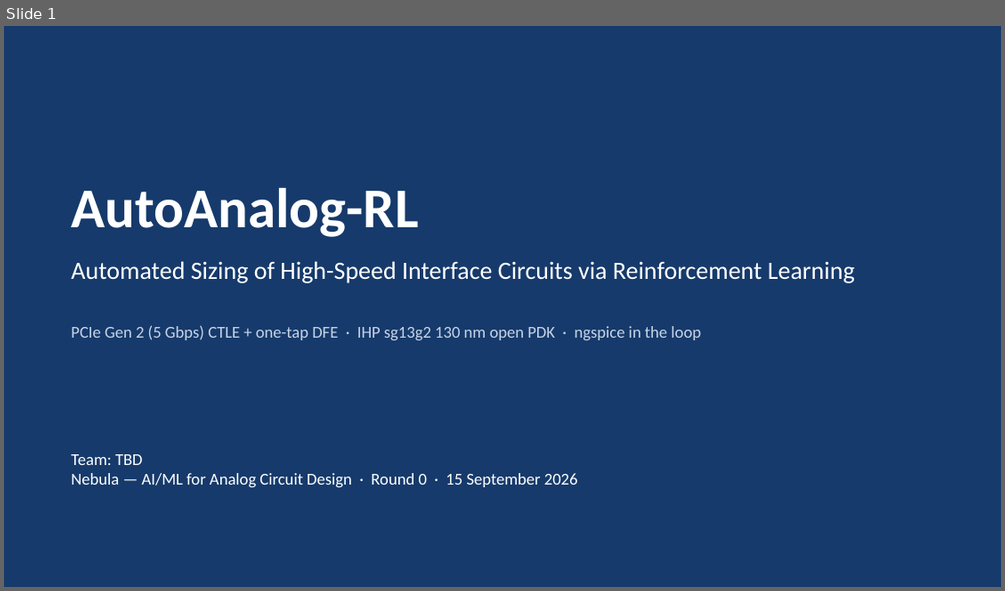
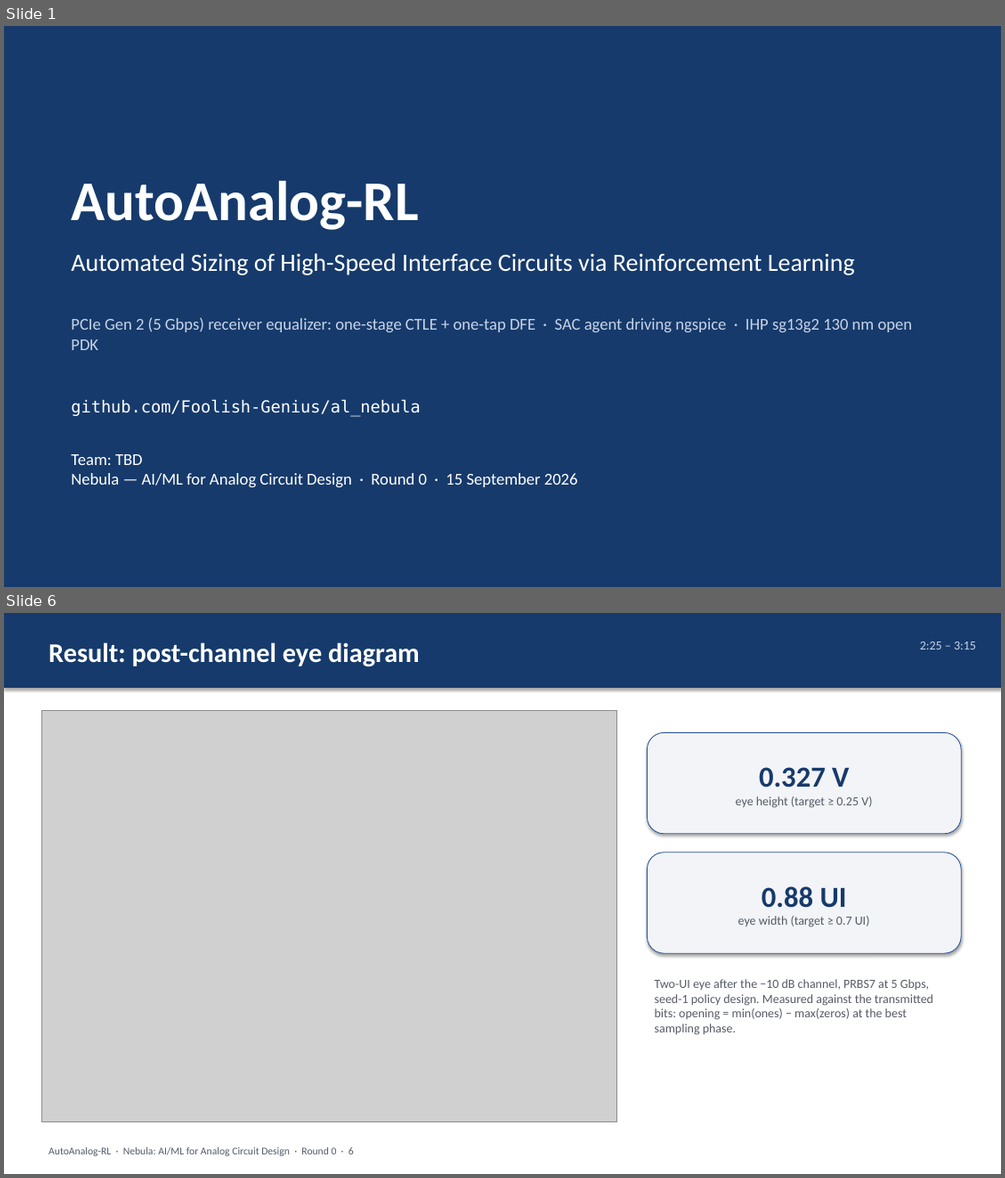
Before and after one commit to Foolish-Genius/al_nebula, a slide deck: docs/report/AutoAnalog-RL_deck.pptx. Shown one above the other, each under a label of ours: slide 1 before the commit, slides 1 and 6 after it; the slides between them are not shown. The pictures are 1005x591 and 1005x1178 pixels, drawn with LibreOffice and Linux fonts; fonts in the diff are those of the drawing; grey boxes stand for pictures. Boxes give left, top, right and bottom in pixels: in the first picture for what was removed or moved away, otherwise in the second. Text is boxed around its words. In the diff, an @@ line names an element or a change of style, - is before the commit and + after.

```diff
--- a/docs/report/AutoAnalog-RL_deck.pptx
+++ b/docs/report/AutoAnalog-RL_deck.pptx
@@ slide 6 added at bbox=[4, 613, 1001, 1174], background #FFFFFF @@
@@ rectangle added at bbox=[4, 613, 1001, 688], fill #163A6B @@
@@ text added at bbox=[48, 642, 420, 666], 26 pt, text #FFFFFF, bold @@
+Result: post-channel eye diagram
@@ text added at bbox=[920, 641, 976, 649], 12 pt, text #C8D4E8 @@
+2:25 – 3:15
@@ picture added at bbox=[41, 710, 617, 1121] @@
@@ rounded rectangle added at bbox=[647, 732, 961, 834], fill #F2F4F7, outline #2B5797 0.75 pt, 12 pt, text #555B66 @@
+0.327 V
+eye height (target ≥ 0.25 V)
@@ rounded rectangle added at bbox=[647, 852, 961, 953], fill #F2F4F7, outline #2B5797 0.75 pt, 12 pt, text #555B66 @@
+0.88 UI
+eye width (target ≥ 0.7 UI)
@@ text added at bbox=[655, 979, 933, 1035], 12 pt, text #555B66 @@
+Two-UI eye after the −10 dB channel, PRBS7 at 5 Gbps, seed-1 policy design. Measured against the transmitted bits: opening = min(ones) − max(zeros) at the best sampling phase.
@@ text added at bbox=[48, 1147, 354, 1156], 10 pt, text #555B66 @@
+AutoAnalog-RL · Nebula: AI/ML for Analog Circuit Design · Round 0 · 6
@@ slide 1 changed as well @@
@@ text "AutoAnalog-RL": place and size @@
-text "AutoAnalog-RL" at bbox=[71, 187, 418, 237]
+text "AutoAnalog-RL" at bbox=[71, 180, 418, 230]
@@ text "Automated Sizing of High-Speed Interface ...": place and size @@
-text "Automated Sizing of High-Speed Interface ..." at bbox=[71, 261, 855, 283]
+text "Automated Sizing of High-Speed Interface ..." at bbox=[71, 253, 855, 275]
@@ text at bbox=[71, 317, 913, 350]: text changed @@
-PCIe Gen 2 (5 Gbps) CTLE + one-tap DFE · IHP sg13g2 130 nm open PDK · ngspice in the loop
+PCIe Gen 2 (5 Gbps) receiver equalizer: one-stage CTLE + one-tap DFE · SAC agent driving ngspice · IHP sg13g2 130 nm open PDK
@@ text added at bbox=[71, 399, 420, 417], 16 pt, text #FFFFFF @@
+github.com/Foolish-Genius/al_nebula
```
Also in this commit, not shown: 3 other slides changed, 7 other slides added, 11 slides removed, 2 other files.
